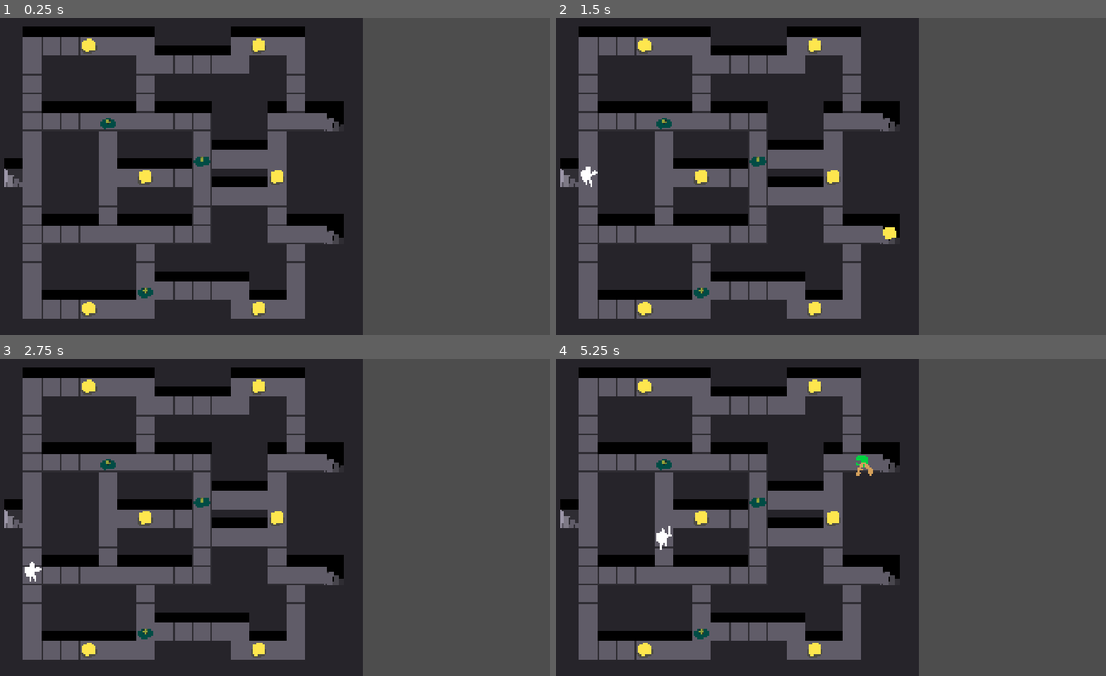
Above: before the commit, frames 1-4 (two rows, left to right).
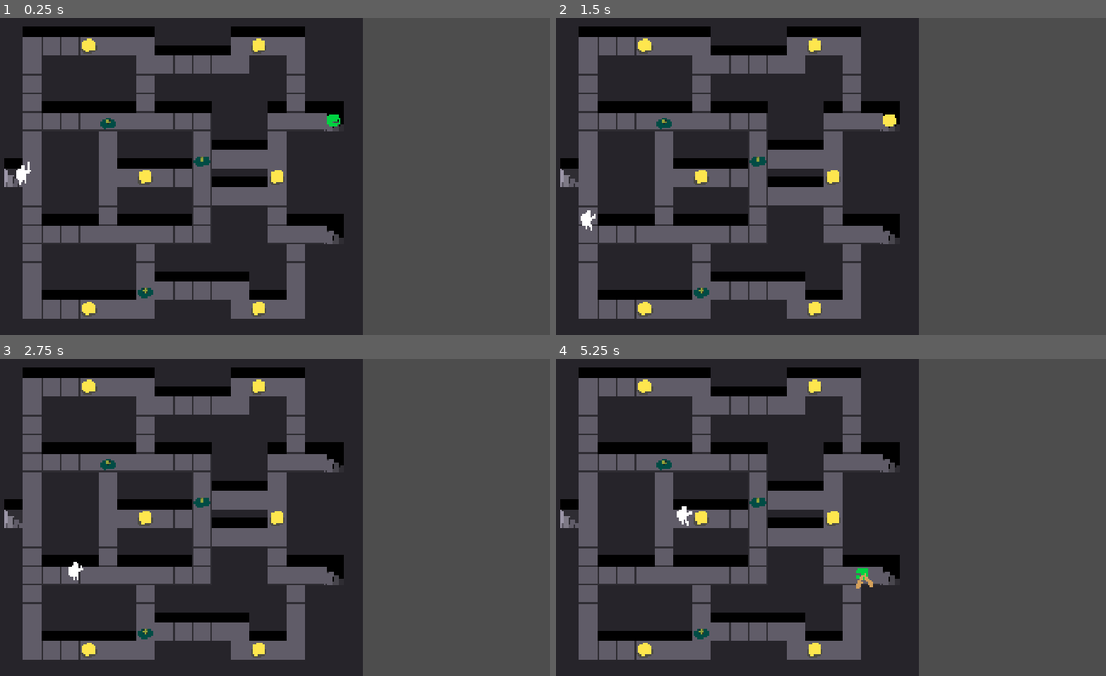
Above: after the commit, the same moments.

Repository: NunoDasNeves/igc-jam-godot-template
Game: Godot game, scene res://main.tscn
The game is run twice, just before and just after one commit, with the same random seed, the same clock (stepped at 60 frames per second) and the same inputs.
Inputs:
- Up to frame 1 (0.25 s): no input
- Up to frame 2 (1.5 s): tap Enter at 0.5 s; hold D (Right) 0.53-1.28 s; tap Z (Attack) at 0.6 s; hold S (Down) from 1.28 s (still down); tap X (Interact) at 1.35 s
- Up to frame 3 (2.75 s): release S (Down) at 2.03 s; hold D (Right) from 2.03 s (still down); hold K from 2.03 s (still down)
- Up to frame 4 (5.25 s): release D (Right) at 2.78 s; release K at 2.78 s; hold W (Up) 2.78-3.53 s; tap one key every 0.75 s from 2.85 s: Z (Attack) X (Interact) K Z (Attack); hold A (Left) 3.53-5.03 s; hold S (Down) from 5.03 s (still down)

The runs differ from the first frame. In frame 1, 0.2% of the frame differs, in the area x 2-62%, y 30-53%; in frame 2, 0.3%; in frame 3, 0.2%; in frame 4, 0.4%, in the area x 18-58%, y 30-73%.

Commit message:
SpawnPoint has separate delay timer and cooldown timer Comment about hero/creature spawn issue

Diff:
--- a/levels/level.gd
+++ b/levels/level.gd
@@ -13,12 +13,12 @@
 var chest_spawn_points: Array[SpawnPoint] = []
 var sight_orb_spawn_points: Array[SpawnPoint] = []
 
-func create_spawn_point(coord: Vector2i, time_secs: float) -> SpawnPoint:
+func create_spawn_point(coord: Vector2i, cooldown_secs: float = 0) -> SpawnPoint:
 	var point = preload("res://levels/spawn_point.tscn").instantiate()
+	point.coord = coord
+	point.cooldown_secs = cooldown_secs
+	point.position = other_tiles.map_to_local(coord)
 	add_child(point)
-	point.coord = coord
-	point.time_secs = time_secs
-	point.position = other_tiles.map_to_local(coord)
 	return point
 
 func _ready() -> void:
@@ -31,9 +31,9 @@
 		if tile_data.get_custom_data("stairs_down"):
 			monster_spawn_points.append(create_spawn_point(coord, 0.5))
 		if tile_data.get_custom_data("chest"):
-			chest_spawn_points.append(create_spawn_point(coord, 10))
+			chest_spawn_points.append(create_spawn_point(coord))
 		if tile_data.get_custom_data("sight_orb"):
-			sight_orb_spawn_points.append(create_spawn_point(coord, 10))
+			sight_orb_spawn_points.append(create_spawn_point(coord))
 
 	# create pathing tiles
 	var floor_coords = floor_tiles.get_used_cells()
--- a/levels/spawn_point.gd
+++ b/levels/spawn_point.gd
@@ -1,17 +1,20 @@
 class_name SpawnPoint extends Node2D
 
-@onready var timer: Timer = $Timer
+@onready var delay_timer: Timer = $DelayTimer
+@onready var cooldown_timer: Timer = $CooldownTimer
 @onready var area: Area2D = $Area2D
 
 var coord: Vector2i
-var time_secs: float
+# delay before this spawnpoint can be used again (for hero/monster spawners)
+var cooldown_secs: float = 0
 
 # if set, ready to actually spawn once area is clear
 var _spawn_scene: PackedScene
 var _spawn_parent: Node
 
 func _ready() -> void:
-	timer.start(time_secs)
+	cooldown_timer.stop()
+	delay_timer.stop()
 
 func _physics_process(_delta: float) -> void:
 	if _spawn_scene and can_spawn() and area.get_overlapping_bodies().size() == 0:
@@ -29,17 +32,20 @@
 	# this shoould be the case - $Level, $Entities, $World shouldn't be transformed..
 	assert(node.position == node.global_position)
 	# wait a bit before this spawner can be used again
-	timer.start(time_secs)
+	cooldown_timer.start(cooldown_secs)
 
 func queue_spawn(scene: PackedScene, parent: Node, delay_secs: float = 0) -> void:
+	if !can_spawn():
+		print ("Tried to queue_spawn() while cooldown running!")
+
 	if delay_secs == 0:
-		timer.stop()
+		delay_timer.stop()
 		_queue_spawn_asap(scene, parent)
 	else:
-		timer.start(delay_secs)
-		for call_dict in timer.timeout.get_connections():
-			timer.timeout.disconnect(call_dict.callable)
-		timer.timeout.connect(func (): _queue_spawn_asap(scene, parent))
+		delay_timer.start(delay_secs)
+		for call_dict in delay_timer.timeout.get_connections():
+			delay_timer.timeout.disconnect(call_dict.callable)
+		delay_timer.timeout.connect(func (): _queue_spawn_asap(scene, parent))
 
 func can_spawn() -> bool:
-	return timer.time_left <= 0
+	return cooldown_timer.time_left <= 0
--- a/levels/spawn_point.tscn
+++ b/levels/spawn_point.tscn
@@ -8,7 +8,10 @@
 [node name="SpawnPoint" type="Node2D"]
 script = ExtResource("1_tvlu6")
 
-[node name="Timer" type="Timer" parent="."]
+[node name="DelayTimer" type="Timer" parent="."]
+one_shot = true
+
+[node name="CooldownTimer" type="Timer" parent="."]
 one_shot = true
 
 [node name="Area2D" type="Area2D" parent="."]
--- a/world.gd
+++ b/world.gd
@@ -12,7 +12,6 @@
 		chest_spawner.queue_spawn(chest_scene, entities_container)
 	for sight_orb_spawner: SpawnPoint in level.sight_orb_spawn_points:
 		sight_orb_spawner.queue_spawn(sight_orb_scene, entities_container)
-
 
 func _process(_delta: float) -> void:
 	pass
@@ -100,6 +99,9 @@
 	for entity: Entity in entities_container.get_children():
 		process_entity(entity)
 
+	# TODO do this with a signal or something
+	# currently a killed monster/hero respawns instantly, there should be a delay
+	# and this method makes that trickier than it should be...
 	spawn_entities_by_group_count("hero", level.max_heroes, level.hero_spawn_points, preload("res://entities/hero/hero.tscn"))
 	spawn_entities_by_group_count("monster", level.max_monsters, level.monster_spawn_points, preload("res://entities/mimic/mimic.tscn"))
 
